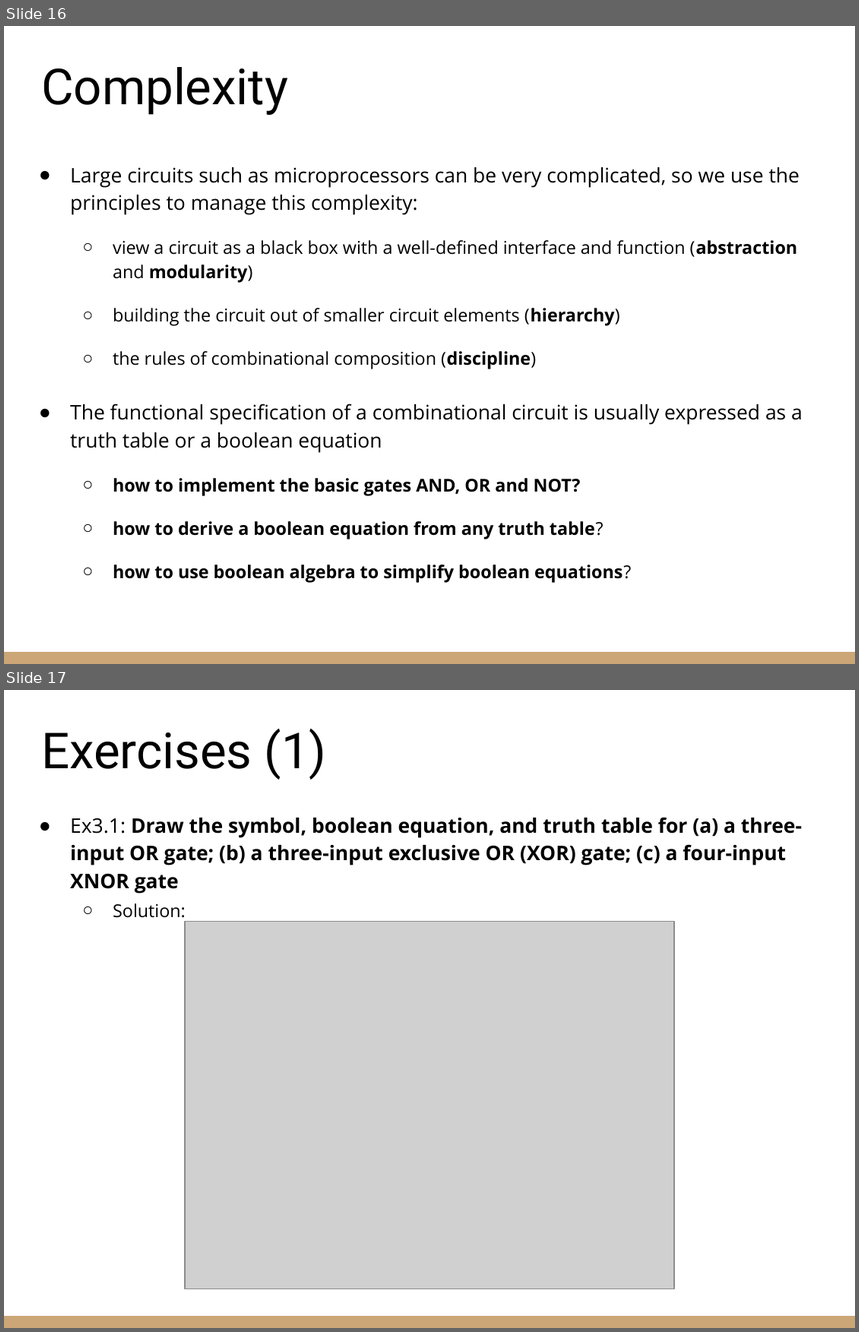
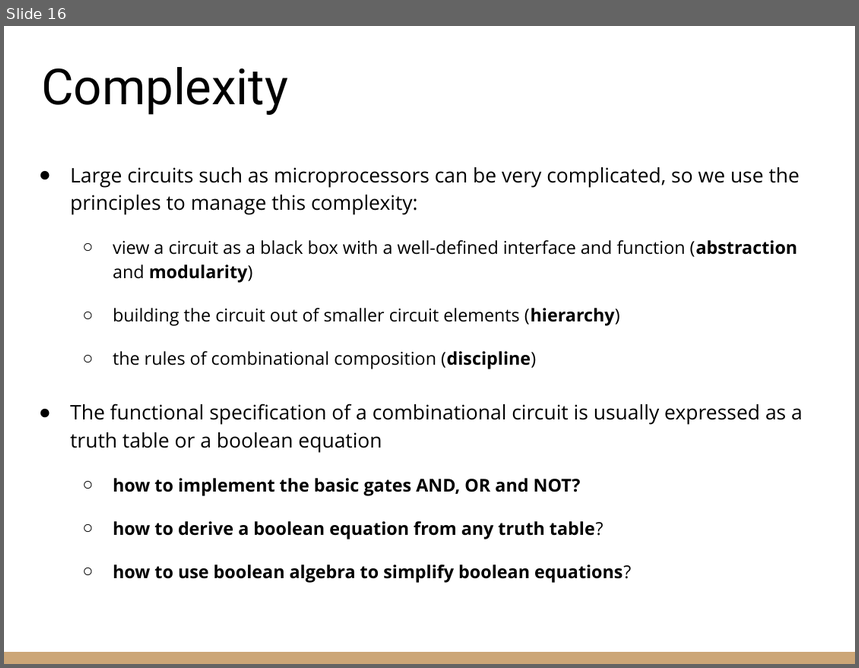
Before and after one commit to riccardoberta/esd, a slide deck: 03 - Logic Gates and Circuits/slides.pptx. Shown one above the other, each under a label of ours: slides 16 and 17 before the commit, slide 16 after it. The pictures are 859x1332 and 859x668 pixels, drawn with LibreOffice and Linux fonts; fonts in the diff are those of the drawing; grey boxes stand for pictures. Boxes give left, top, right and bottom in pixels: in the first picture for what was removed or moved away, otherwise in the second. Text is boxed around its words. In the diff, an @@ line names an element or a change of style, - is before the commit and + after.

```diff
--- a/03 - Logic Gates and Circuits/slides.pptx
+++ b/03 - Logic Gates and Circuits/slides.pptx
@@ slide 17 removed at (x1=4, y1=690, x2=855, y2=1328), background #FFFFFF; not listed: 1 template element that a slide beside it also shows @@
@@ title removed at (x1=41, y1=728, x2=327, y2=780) @@
-Exercises (1)
@@ text removed at (x1=70, y1=817, x2=802, y2=922) @@
-● Ex3.1: Draw the symbol, boolean equation, and truth table for (a) a three-input OR gate; (b) a three-input exclusive OR (XOR) gate; (c) a four-input XNOR gate
-  ○ Solution:
@@ picture removed at (x1=184, y1=922, x2=674, y2=1289) @@
```
Also in this commit, not shown: 11 slides changed, 2 other slides removed, 5 other files.
